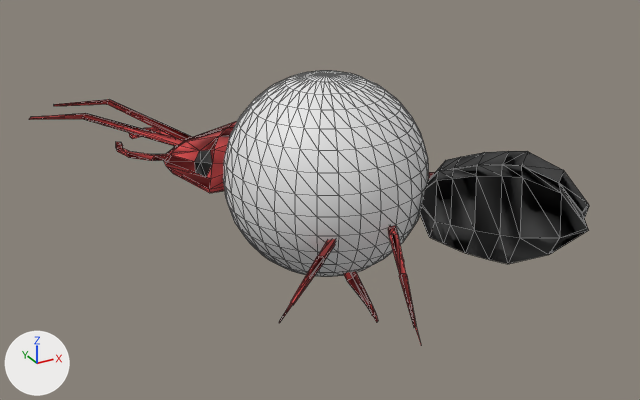
The FBX model Mrowisko/Mrowisko/MrowiskoContent/Models/mrowka_01.FBX: old version first, new version second.
Camera for both pictures: a 50 mm lens placed at (-0.775, -1.389, 0.841), pointed at (0.042, 0.097, 0.098). The lights are fixed; the arrows at lower left show +X, +Y and +Z. Mesh edges are drawn as thin lines. Where no turn or scale is listed for an object, it has been applied to the vertices.

Names of what the first picture shows: 'BoundingSphere4', 'Box001'.
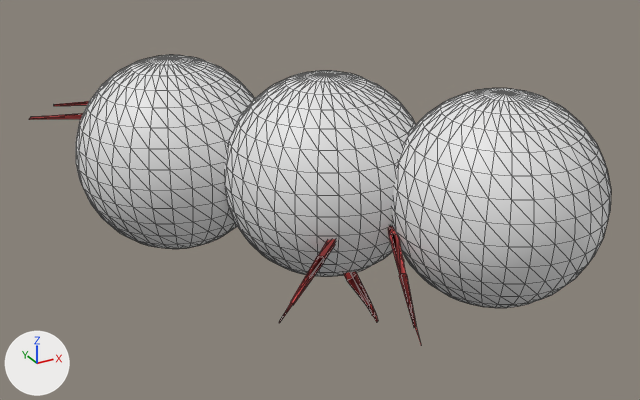
The newer file is also turned or shifted as a whole; pictures and numbers use the older file's frame.

Boxes (x1, y1, x2, y2) around the edits, measured in the pictures (640 x 400 px):
'BoundingSphere006', added: after (392, 88, 611, 308)
'BoundingSphere005', added: after (76, 55, 254, 249)
'Box001', unchanged, covered by the edit: before (29, 99, 589, 344); after (29, 101, 421, 344)

What the commit changed:
Object 'BoundingSphere005' (ob_boundingsphere005) is new; it shows a copy of the mesh of ob_boundingsphere4.
Its location is (-0.174, 0.361, 0.156).
Object 'BoundingSphere006' (ob_boundingsphere006) is new; it shows a copy of the mesh of ob_boundingsphere4.
Its location is (0.282, -0.174, 0.156).
